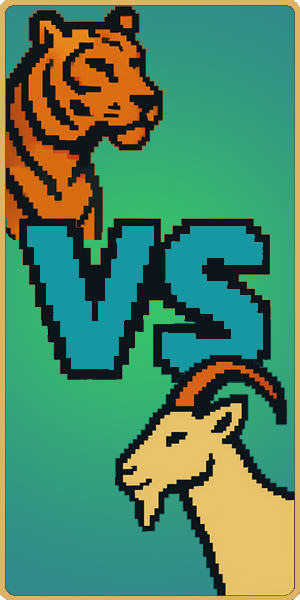
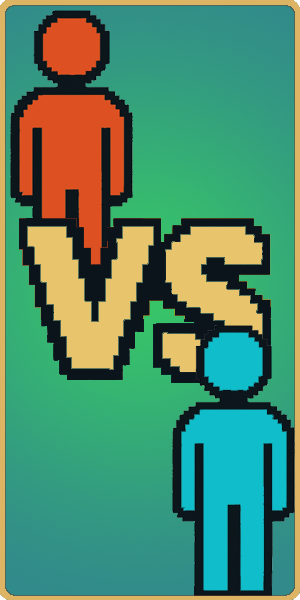
Two versions of the same layered image (300×600). Layer-by-layer changes:
hid "Goat" over bbox(115, 355, 300, 600)
showed "player2" over bbox(172, 325, 295, 596)
moved "VS" above "VS - cyan", painted on it over bbox(19, 218, 271, 383)
hid "bagh top" over bbox(6, 5, 163, 240)
showed "player1" over bbox(10, 10, 133, 281)
